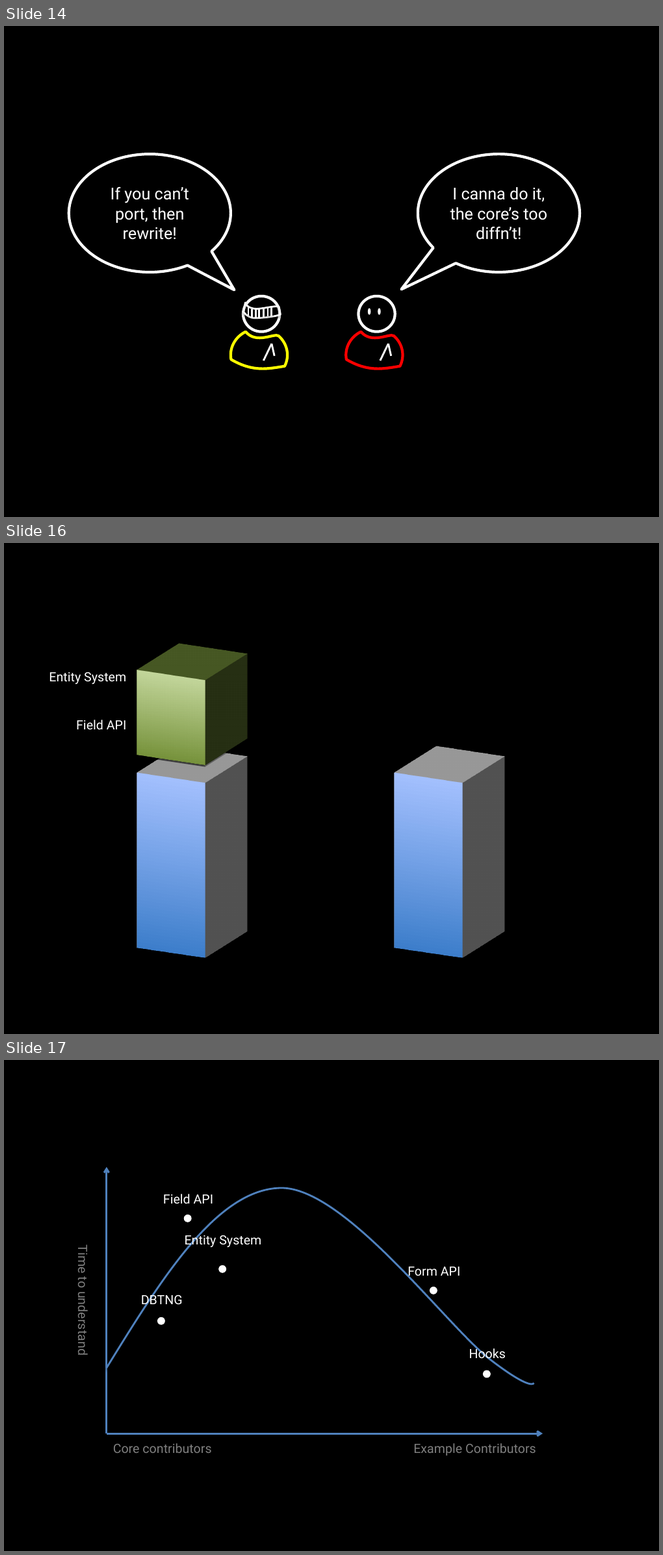
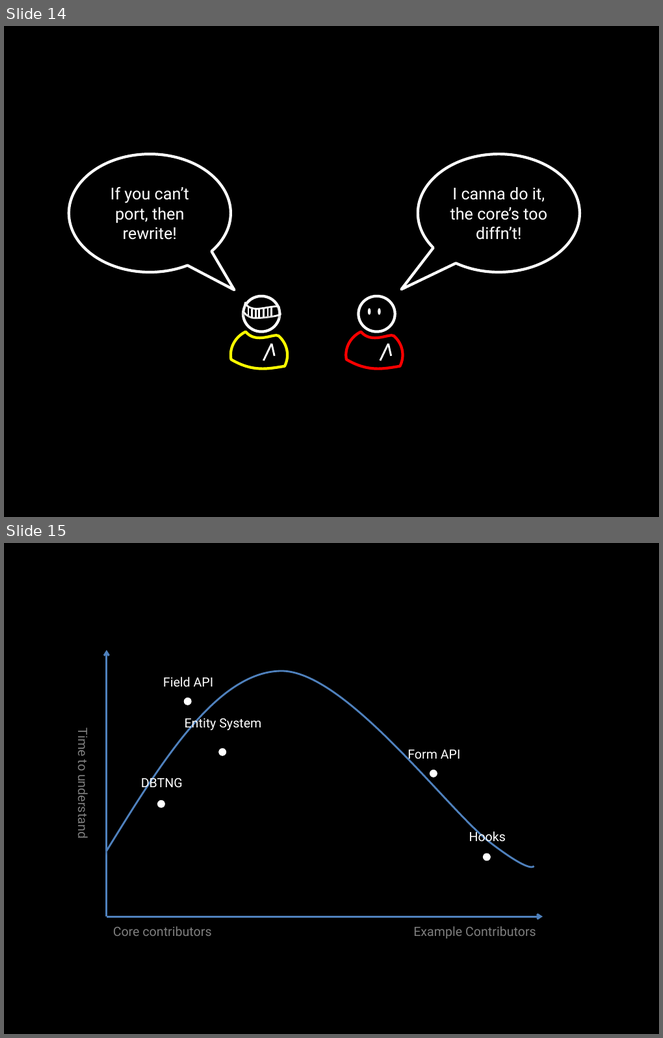
Before and after one commit to socketwench/exampleModuleAintCore, a slide deck: src/exampleModuleAintCore.pptx. Shown one above the other, each under a label of ours: slides 14, 16 and 17 before the commit, slides 14 and 15 after it; the slides between them are not shown. The pictures are 663x1555 and 663x1038 pixels, drawn with LibreOffice and Linux fonts; fonts in the diff are those of the drawing. Boxes give left, top, right and bottom in pixels: in the first picture for what was removed or moved away, otherwise in the second. Text is boxed around its words. In the diff, an @@ line names an element or a change of style, - is before the commit and + after.

```diff
--- a/src/exampleModuleAintCore.pptx
+++ b/src/exampleModuleAintCore.pptx
@@ slide 16 removed at [4,543,659,1034], background #000000 @@
@@ text removed at [49,672,126,685] @@
-Entity System
@@ rectangle removed at [133,673,209,763] @@
@@ text removed at [76,720,127,730] @@
-Field API
@@ rectangle removed at [133,774,209,957] @@
@@ rectangle removed at [391,774,467,957] @@
@@ what was slide 17 is now slide 15 @@
```
Also in this commit, not shown: 28 slides added, 1 other slide removed, 39 other files.
